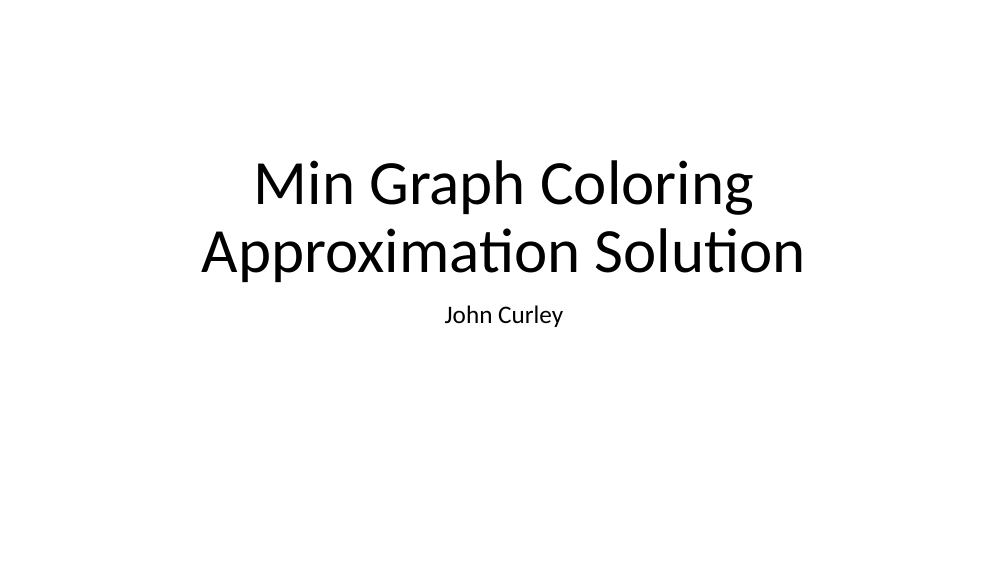
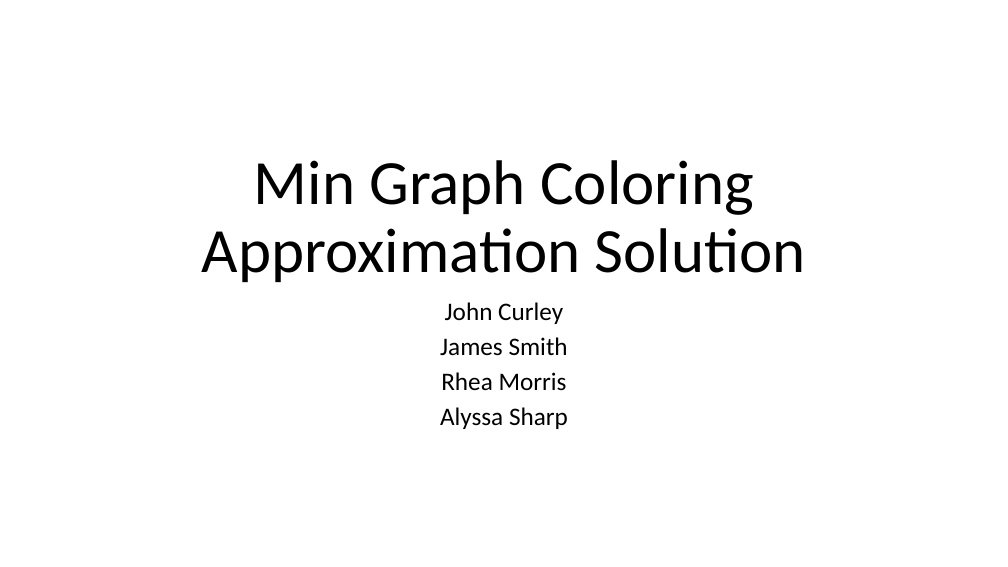
Before and after one commit to smit36jm/CS412-NP_COMPLETE, a slide deck: slide 1 of presentations/Approx Presentation.pptx. Drawn at 1008x567 pixels with LibreOffice and Linux fonts; fonts in the diff are those of the drawing. Boxes give left, top, right and bottom in pixels: in the first picture for what was removed or moved away, otherwise in the second. Text is boxed around its words. In the diff, an @@ line names an element or a change of style, - is before the commit and + after.

Commit message:
Approx Mostly Done

```diff
--- a/presentations/Approx Presentation.pptx
+++ b/presentations/Approx Presentation.pptx
@@ subtitle at box(445, 302, 563, 324): line spacing 0.9 to 0.8 @@
@@ subtitle at box(440, 337, 568, 429): paragraphs added @@
+James Smith
+Rhea Morris
+Alyssa Sharp
```
Also in this commit, not shown: 1 other slide changed, 4 slides added, 2 slides removed.
